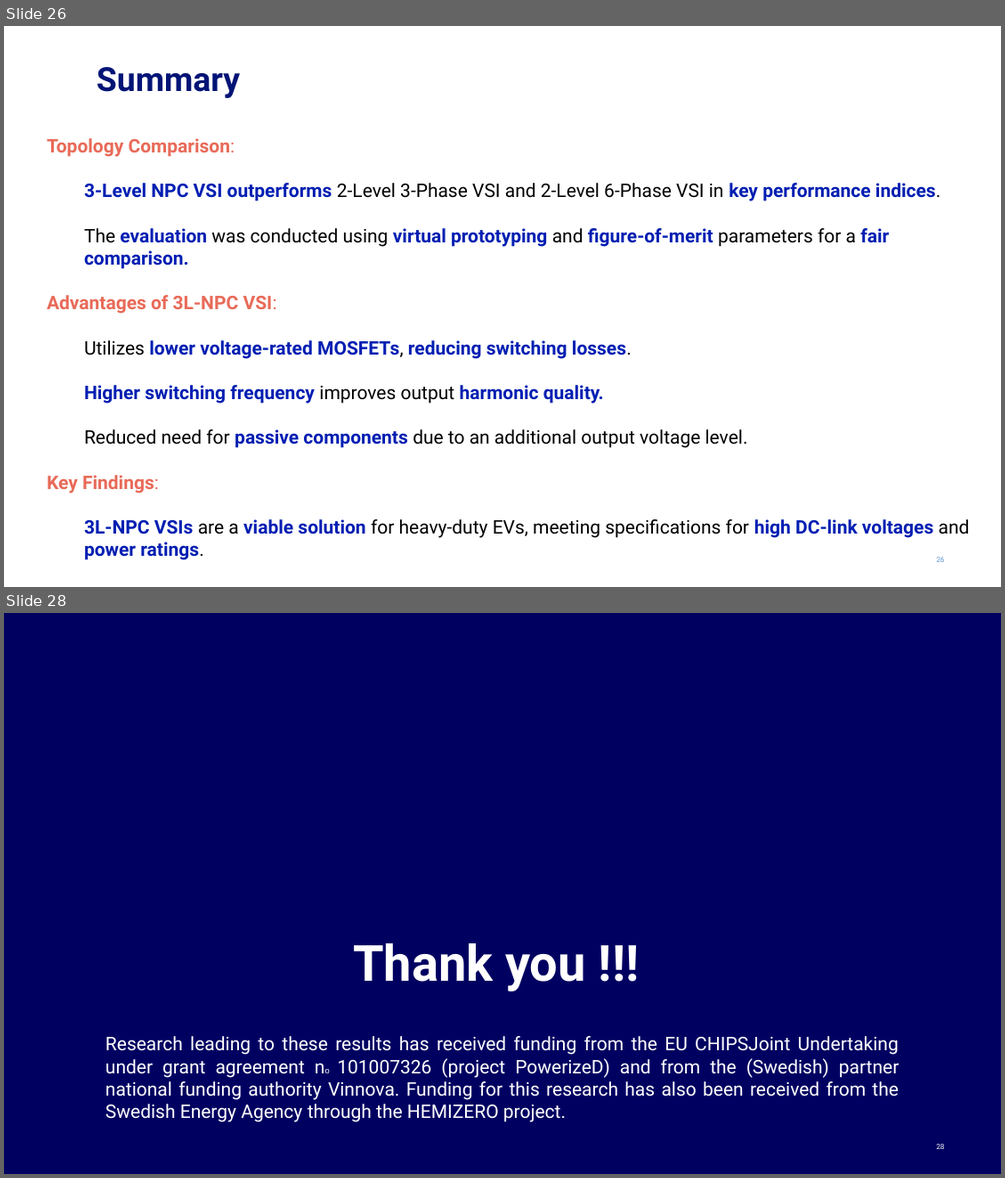
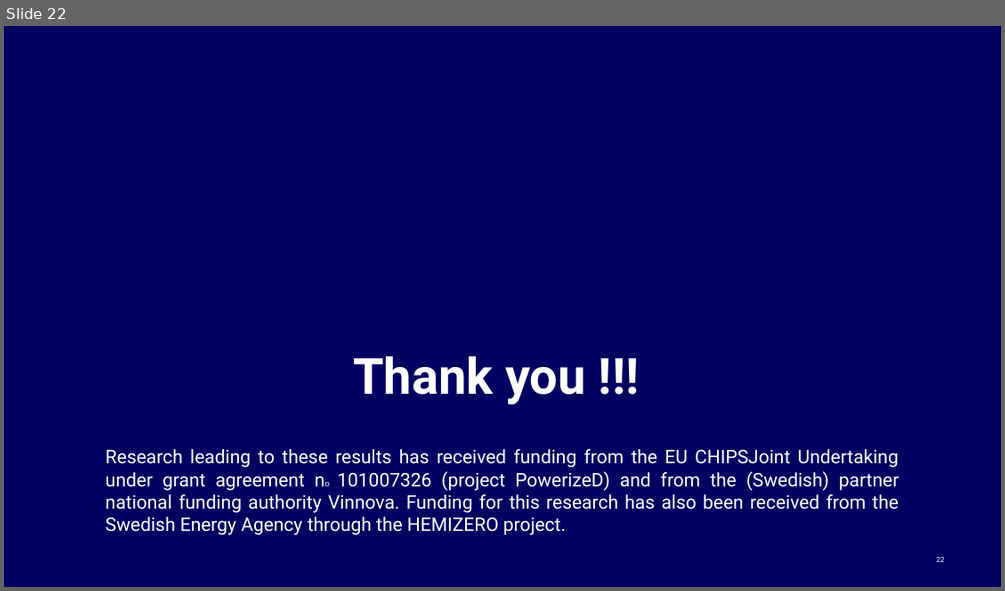
Before and after one commit to EnesAyaz/KTH, a slide deck: PresentationOfMeetings/50PercentSeminar/50PercentEnes.pptx. Shown one above the other, each under a label of ours: slides 26 and 28 before the commit, slide 22 after it; the slides between them are not shown. The pictures are 1005x1178 and 1005x591 pixels, drawn with LibreOffice and Linux fonts; fonts in the diff are those of the drawing; background and template pictures are left out. Boxes give left, top, right and bottom in pixels: in the first picture for what was removed or moved away, otherwise in the second. Text is boxed around its words. In the diff, an @@ line names an element or a change of style, - is before the commit and + after.

```diff
--- a/PresentationOfMeetings/50PercentSeminar/50PercentEnes.pptx
+++ b/PresentationOfMeetings/50PercentSeminar/50PercentEnes.pptx
@@ slide 26 removed at <box>4,26,1001,587</box>, background #FFFFFF @@
@@ title removed at <box>97,67,240,98</box> @@
-Summary
@@ text removed at <box>47,138,970,560</box> @@
-Topology Comparison:
-  3-Level NPC VSI outperforms 2-Level 3-Phase VSI and 2-Level 6-Phase VSI in key performance indices.
-  The evaluation was conducted using virtual prototyping and figure-of-merit parameters for a fair comparison.
-Advantages of 3L-NPC VSI:
-  Utilizes lower voltage-rated MOSFETs, reducing switching losses.
-  Higher switching frequency improves output harmonic quality.
-  Reduced need for passive components due to an additional output voltage level.
-Key Findings:
-  3L-NPC VSIs are a viable solution for heavy-duty EVs, meeting specifications for high DC-link voltages and power ratings.
@@ page number removed at <box>936,556,944,562</box> @@
-26
@@ what was slide 28 is now slide 22 @@
```
Also in this commit, not shown: 10 slides changed, 10 slides added, 15 other slides removed, 20 other files.
